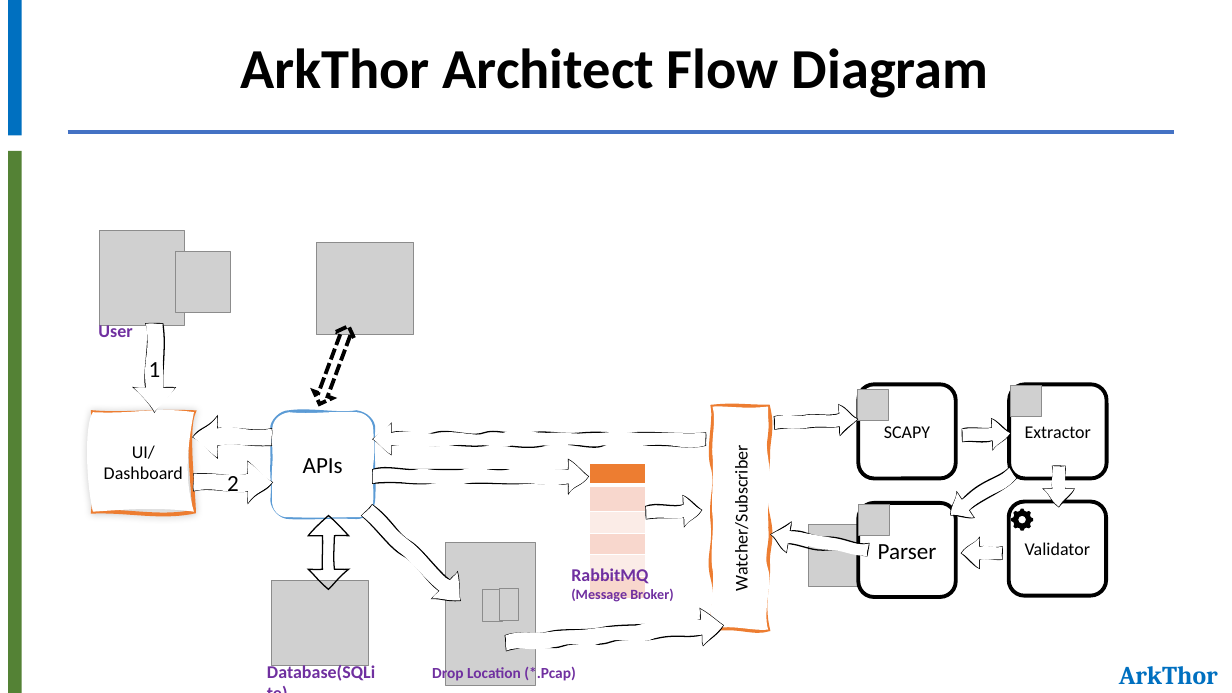
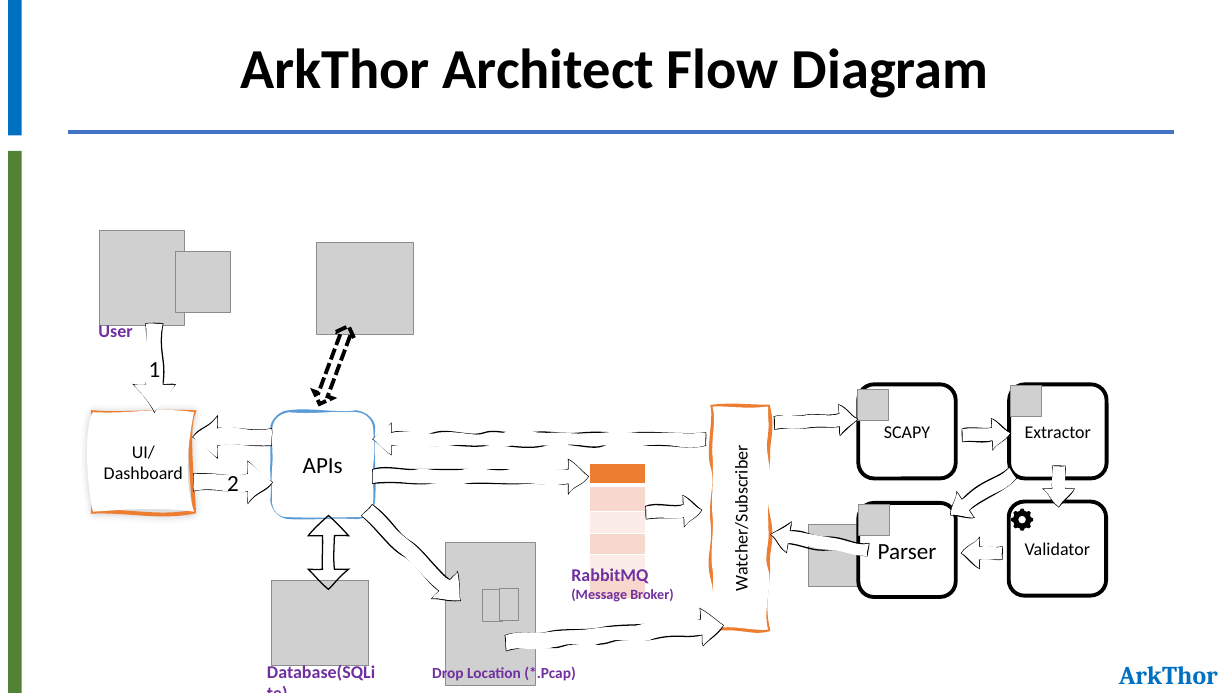
Before and after one commit to JawedCIA/ArkThor, a slide deck: slide 7 of Presentation/CSCD-Cohort6-Group6-KCST.pptx (slide 8 before the commit). Drawn at 1232x693 pixels with LibreOffice and Linux fonts; fonts in the diff are those of the drawing; grey boxes stand for pictures. Boxes give left, top, right and bottom in pixels: in the first picture for what was removed or moved away, otherwise in the second. Text is boxed around its words. In the diff, an @@ line names an element or a change of style, - is before the commit and + after.

```diff
--- a/Presentation/CSCD-Cohort6-Group6-KCST.pptx
+++ b/Presentation/CSCD-Cohort6-Group6-KCST.pptx
@@ freeform shape "1" at (134,323,175,411): outline redrawn @@
```
Also in this commit, not shown: 1 other slide changed, 1 slide removed, 9 other files.
